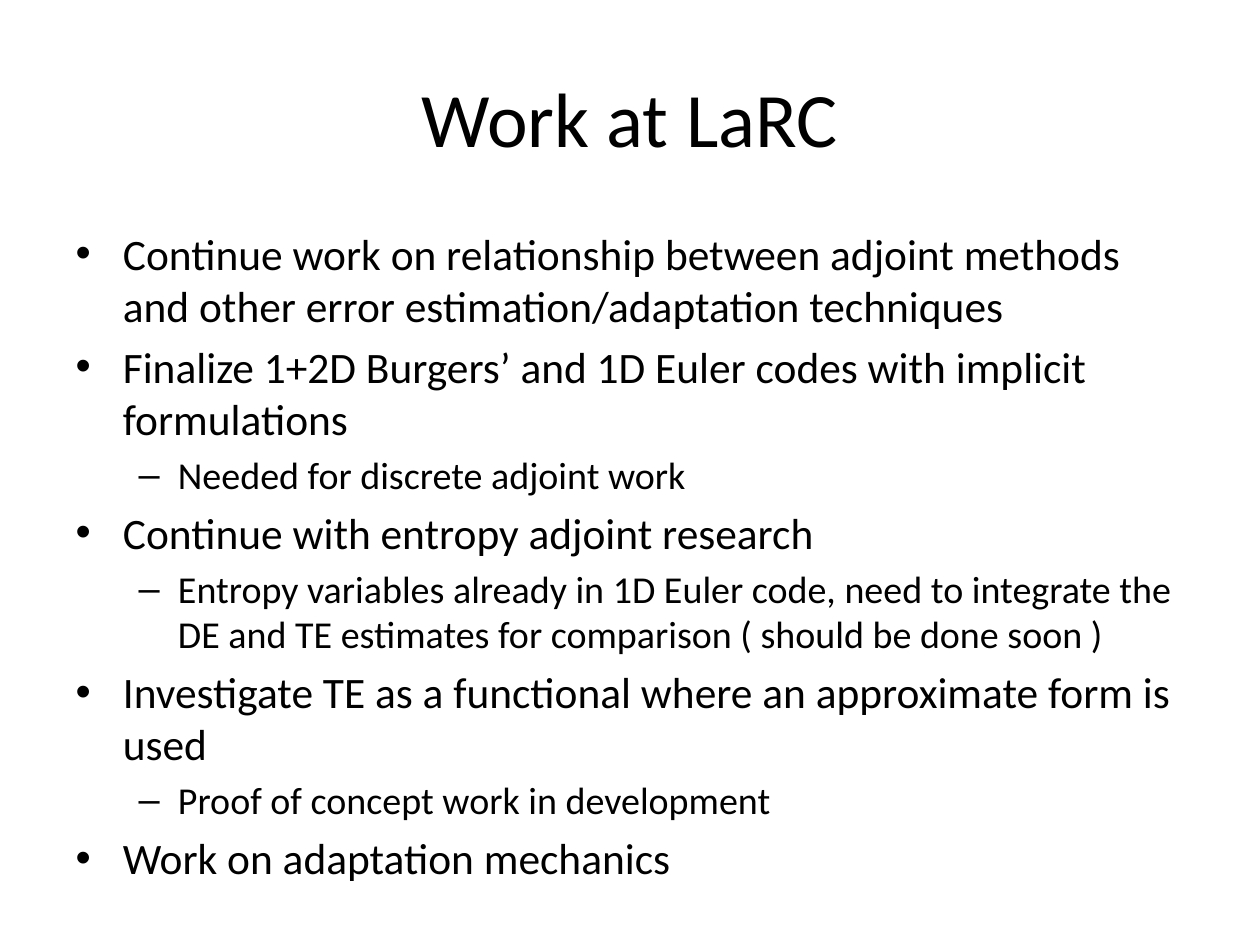
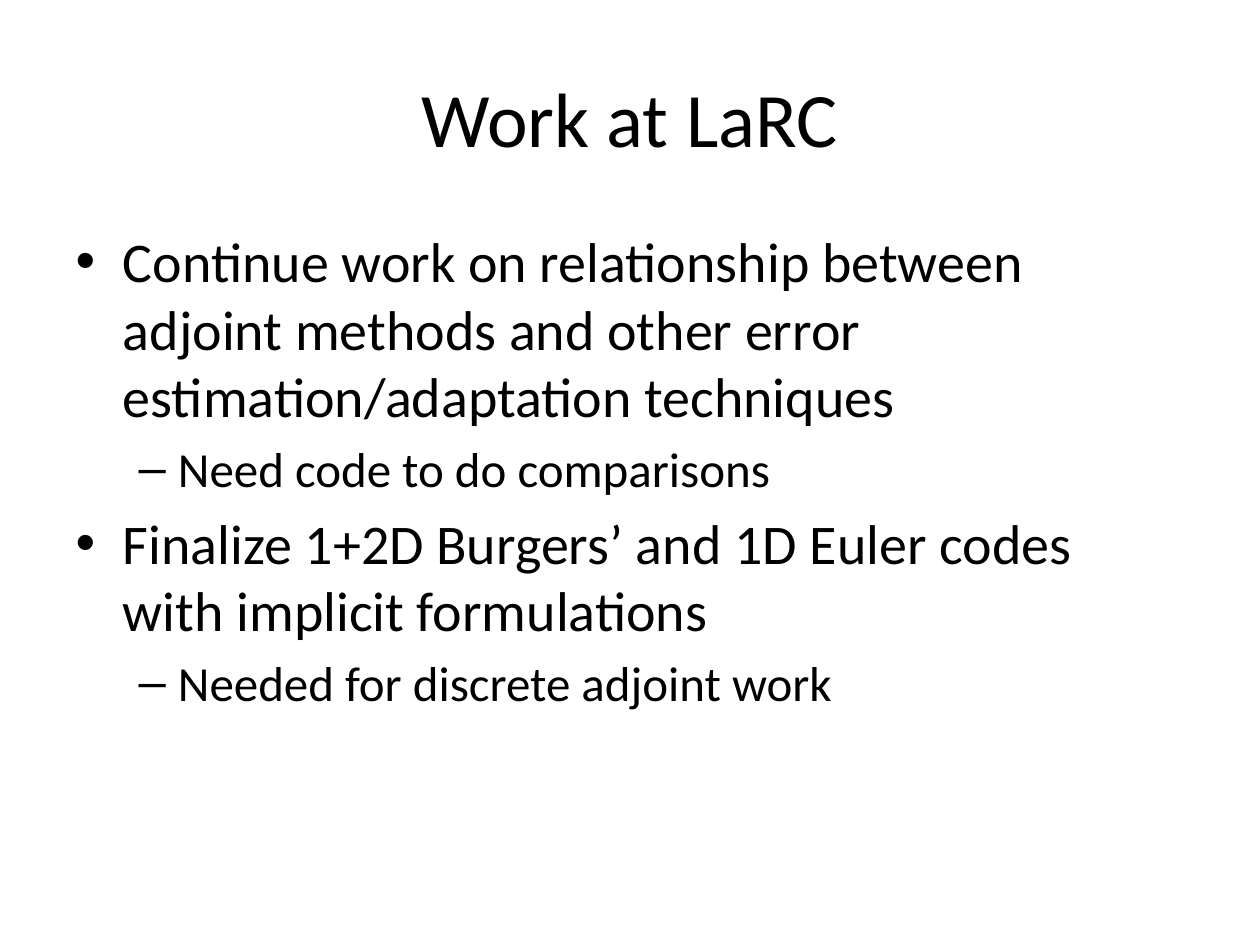
Before and after one commit to jderlaga/Presentations, a slide deck: slide 11 of June_Overview.pptx. Drawn at 1260x945 pixels with LibreOffice and Linux fonts; fonts in the diff are those of the drawing. Boxes give left, top, right and bottom in pixels: in the first picture for what was removed or moved away, otherwise in the second. Text is boxed around its words. In the diff, an @@ line names an element or a change of style, - is before the commit and + after.

```diff
--- a/June_Overview.pptx
+++ b/June_Overview.pptx
@@ text at [123, 243, 1071, 710]: size 24.8 to 32 pt in "Continue work on relationship between adjoint methods ...", "Finalize 1+2D Burgers’ and 1D Euler codes ..."; size 21.7 to 28 pt in "Needed for discrete adjoint work"; more space between paragraphs @@
@@ text at [178, 453, 770, 495]: paragraph added @@
+  – Need code to do comparisons
@@ text at [123, 519, 1171, 820]: paragraphs removed @@
-• Continue with entropy adjoint research
-  – Entropy variables already in 1D Euler code, need to integrate the DE and TE estimates for comparison ( should be done soon )
-• Investigate TE as a functional where an approximate form is used
-  – Proof of concept work in development
-• Work on adaptation mechanics
```
Also in this commit, not shown: 11 other slides changed, 2 slides added.
